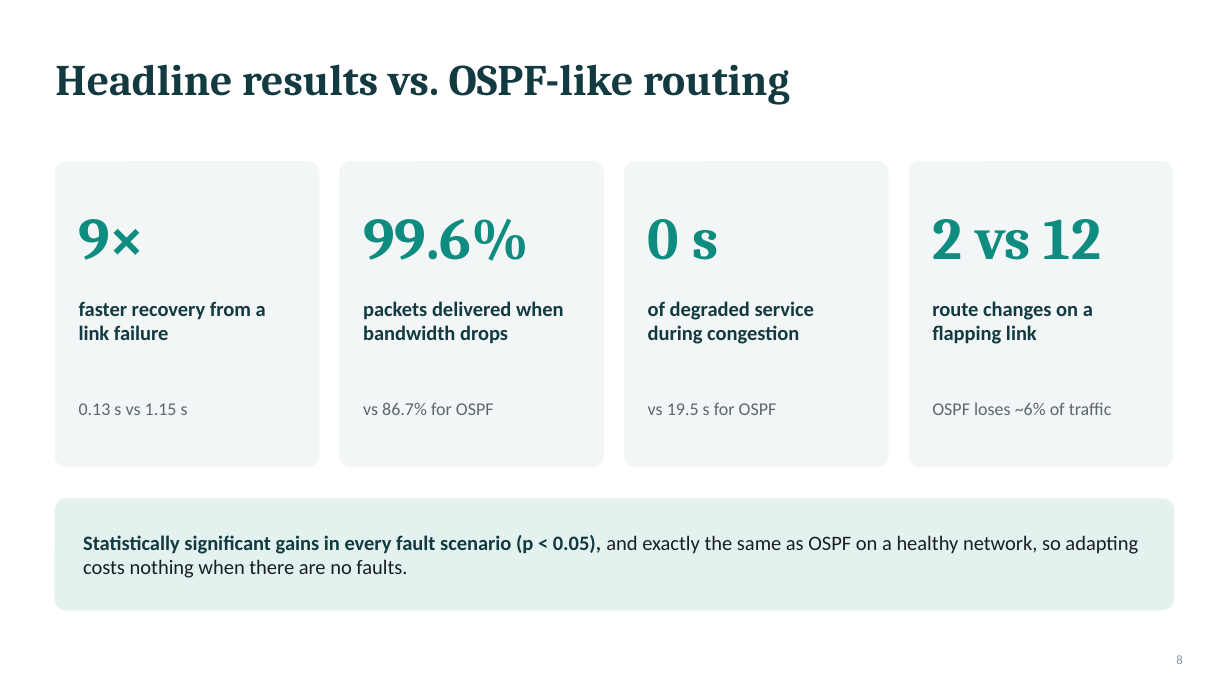
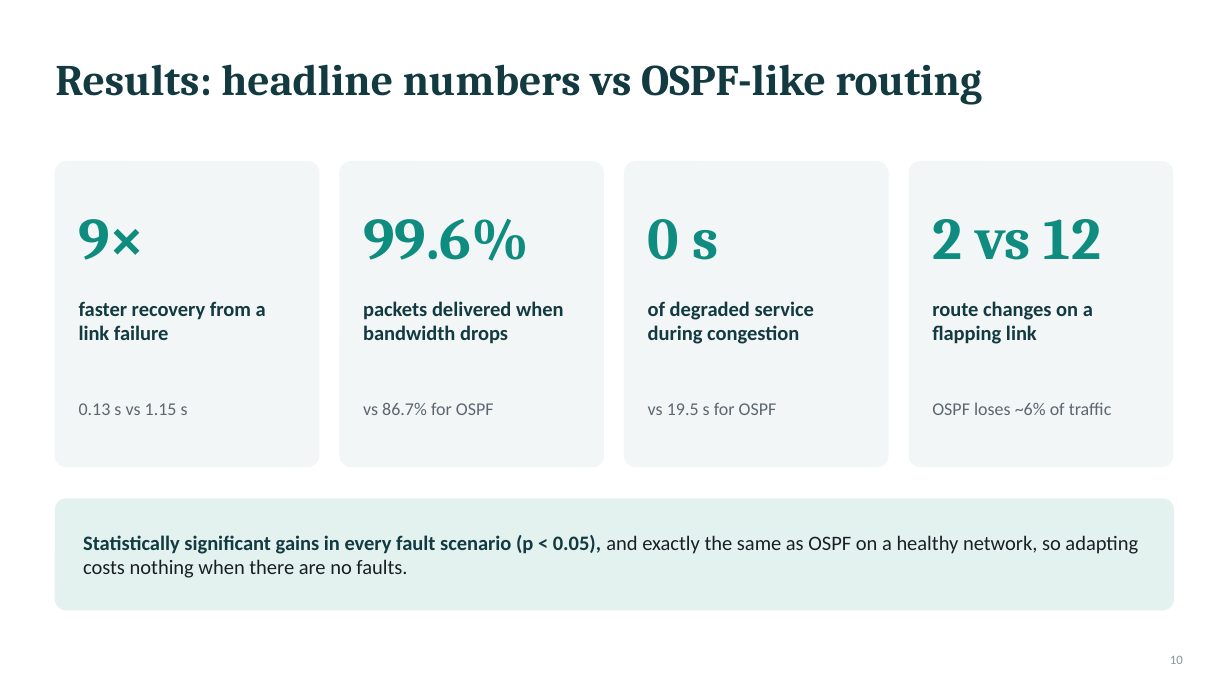
Before and after one commit to nehadamani0909/F2_Team18, a slide deck: slide 10 of submission/F2_Team18_PPT.pptx (slide 8 before the commit). Drawn at 1232x693 pixels with LibreOffice and Linux fonts; fonts in the diff are those of the drawing. Boxes give left, top, right and bottom in pixels: in the first picture for what was removed or moved away, otherwise in the second. Text is boxed around its words. In the diff, an @@ line names an element or a change of style, - is before the commit and + after.

```diff
--- a/submission/F2_Team18_PPT.pptx
+++ b/submission/F2_Team18_PPT.pptx
@@ title at [55,64,983,105]: text changed @@
-Headline results vs. OSPF-like routing
+Results: headline numbers vs OSPF-like routing
@@ page number at [1170,656,1183,664]: text changed @@
-8
+10
```
Also in this commit, not shown: 11 other slides changed, 4 slides added, 2 other files.
